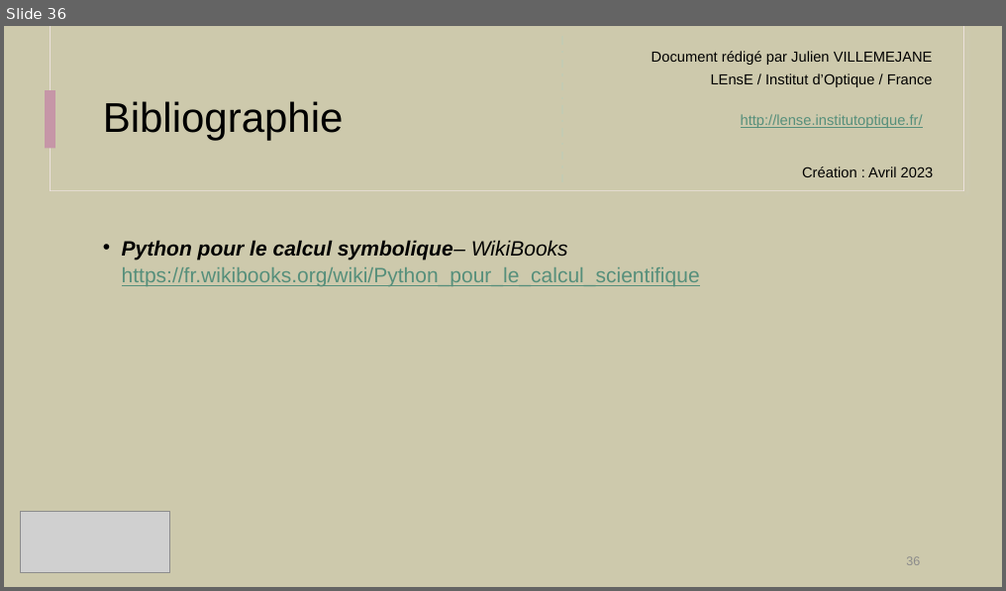
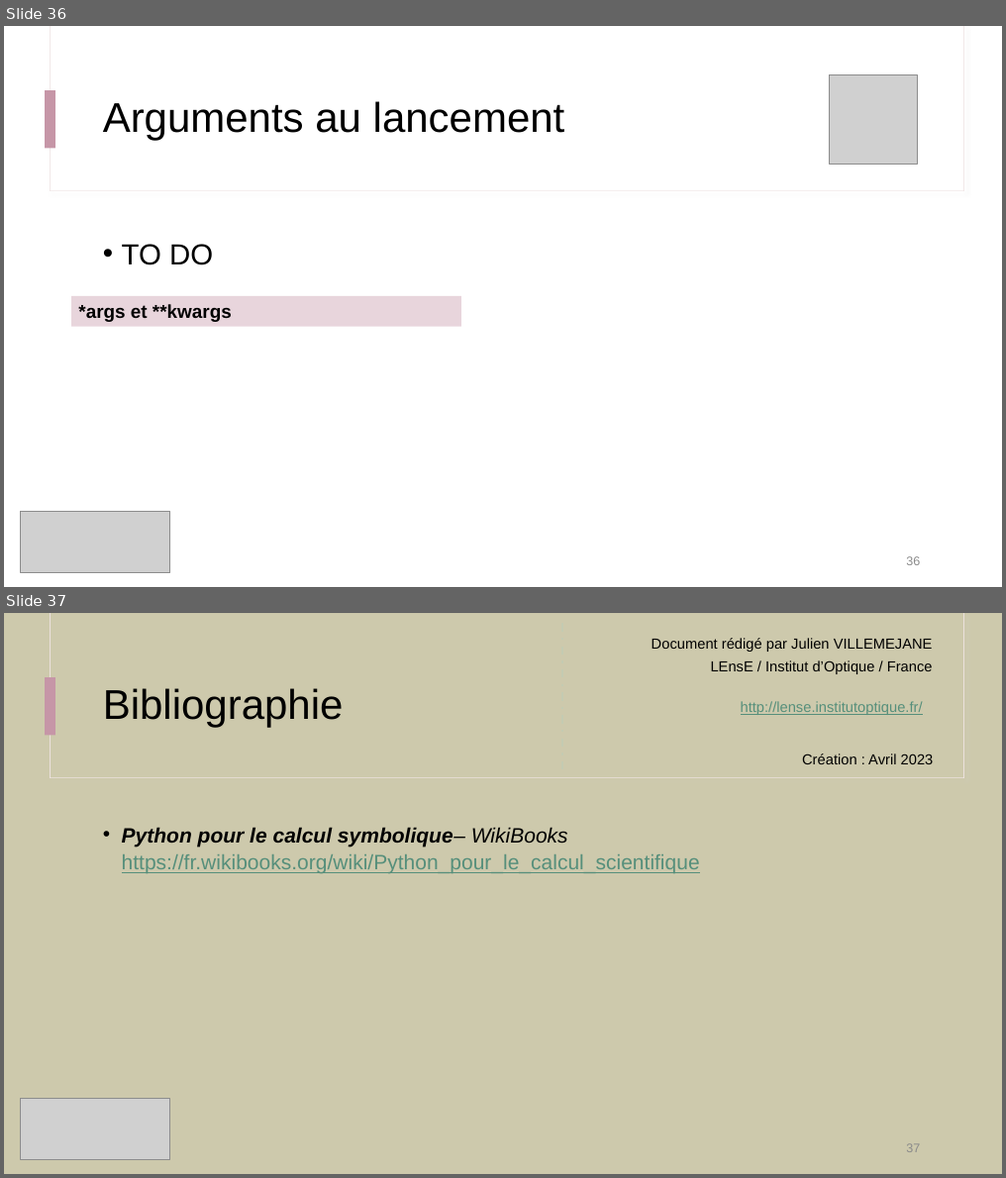
Before and after one commit to IOGS-Digital-Methods/semester-5, a slide deck: ONIP/onip_b1_methodes_numeriques/seance1_demistifier_python/B1_s1_1_Demystifier_Python.pptx. Shown one above the other, each under a label of ours: slide 36 before the commit, slides 36 and 37 after it. The pictures are 1006x591 and 1006x1178 pixels, drawn with LibreOffice and Linux fonts; fonts in the diff are those of the drawing; grey boxes stand for pictures. Boxes give left, top, right and bottom in pixels: in the first picture for what was removed or moved away, otherwise in the second. Text is boxed around its words. In the diff, an @@ line names an element or a change of style, - is before the commit and + after.

```diff
--- a/ONIP/onip_b1_methodes_numeriques/seance1_demistifier_python/B1_s1_1_Demystifier_Python.pptx
+++ b/ONIP/onip_b1_methodes_numeriques/seance1_demistifier_python/B1_s1_1_Demystifier_Python.pptx
@@ slide 36 added at box(4, 26, 1002, 587), background #FFFFFF; not listed: 1 template element that a slide beside it also shows @@
@@ rectangle added at box(50, 26, 963, 191), fill #FFFFFF, outline #F0E5E5 0.75 pt @@
@@ rectangle added at box(51, 26, 963, 190), fill #FFFFFF @@
@@ picture added at box(829, 75, 918, 164) @@
@@ title added at box(103, 101, 565, 141), 40 pt, text #000000 @@
+Arguments au lancement
@@ text added at box(122, 244, 213, 266), 28 pt, text #000000 @@
+• TO DO
@@ rectangle added at box(71, 296, 461, 326), fill #E8D5DC, 18 pt, text #000000, bold @@
+*args et **kwargs
@@ picture added at box(21, 512, 170, 573) @@
@@ page number added at box(906, 557, 920, 566), 12 pt, text #8C8C8C @@
+36
@@ what was slide 36 is now slide 37 @@
@@ page number at box(906, 1144, 920, 1153): text changed @@
-36
+37
```
Also in this commit, not shown: 1 slide changed, 5 other files.
